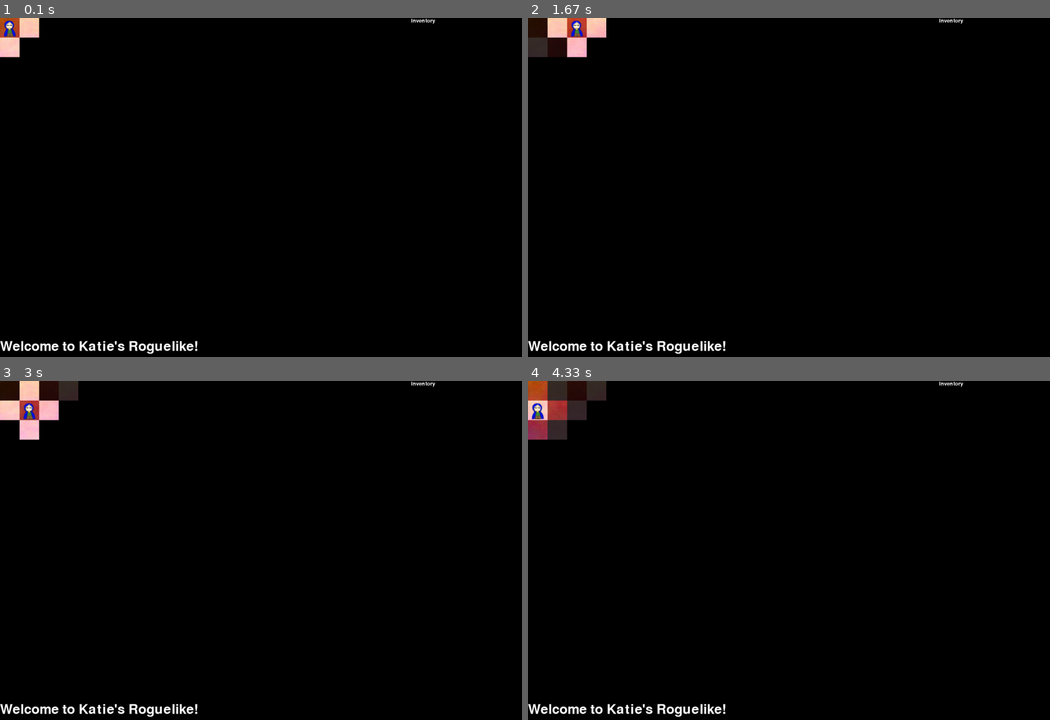
Above: before the commit, frames 1-4 (two rows, left to right).
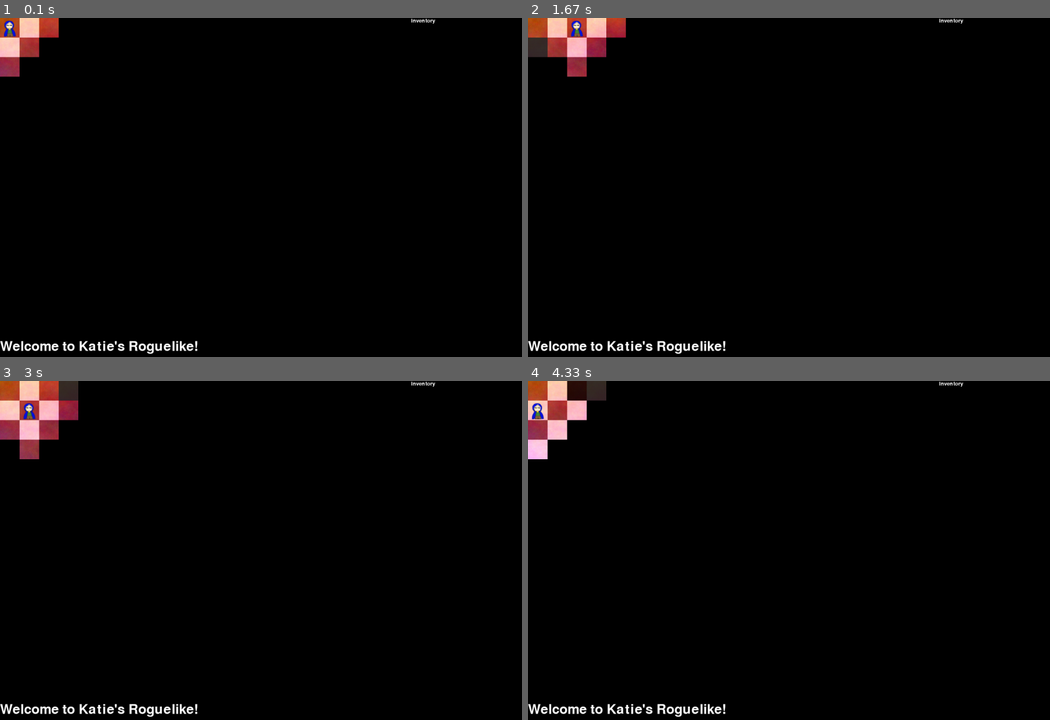
Above: after the commit, the same moments.

Repository: kcunning/Katie-s-Rougish-PyGame
Game: pygame game, started from main.py
Same seed, same stepped clock (60 frames per second), same inputs: the game is played once before the commit and once after it. The source is Python 2; it was converted automatically to run under Python 3.
Inputs:
- Up to frame 1 (0.1 s): no input
- Up to frame 2 (1.67 s): hold Right 0.33-0.8 s; hold Up 0.83-1.38 s; hold Right from 1.42 s (still down)
- Up to frame 3 (3 s): release Right at 2.15 s; hold Left 2.18-2.9 s; hold Down from 2.93 s (still down)
- Up to frame 4 (4.33 s): release Down at 3.65 s; hold Left from 3.68 s (still down)

The runs differ from the first frame. In frame 1, 0.7% of the frame differs, in the area x 0-12%, y 0-18%; in frame 2, 1.1%; in frame 3, 1.4%, in the area x 0-15%, y 0-24%; in frame 4, 0.9%.

Commit message:
The FOV now has an adjustable radius

Diff:
--- a/roguey/classes/gamemap.py
+++ b/roguey/classes/gamemap.py
@@ -64,15 +64,21 @@
 		row = row/TILE_SIZE
 		col = col/TILE_SIZE
 		self.current[row][col] = 1
-		if row > 0:
-			self.current[row-1][col] = 1
-		if row < ROWS - 1:
-			self.current[row+1][col] = 1
-		if col > 0:
-			self.current[row][col-1] = 1
-		if col < COLUMNS - 1:
-			self.current[row][col+1] = 1
-
+		RADIUS = 2
+		for i in range(RADIUS):
+			if row-i > 0:
+				self.current[row-i-1][col] = 1
+			if row+i < ROWS-1:
+				self.current[row+i+1][col] = 1
+			if col-i > 0:
+				self.current[row][col-i-1] = 1
+			if col+i < COLUMNS-1:
+				self.current[row][col+i+1] = 1
+		for i in range(RADIUS-1):
+			if row-i > 0 and col-i > 0: self.current[row-i-1][col-i-1] = 1
+			if row-i > 0 and col-i < COLUMNS-1: self.current[row-i-1][col+i+1] = 1
+			if row+1 < ROWS-1 and col-i > 0: self.current[row+i+1][col-i-1] = 1
+			if row+1 < ROWS-1 and col+i < COLUMNS-1: self.current[row+i+1][col+i+1] = 1
 	def clear_block(self, position):
 		''' Given the current position of the player, sets the current square to completely cleared,
 	    	    and the squares nearby to partially cleared.
